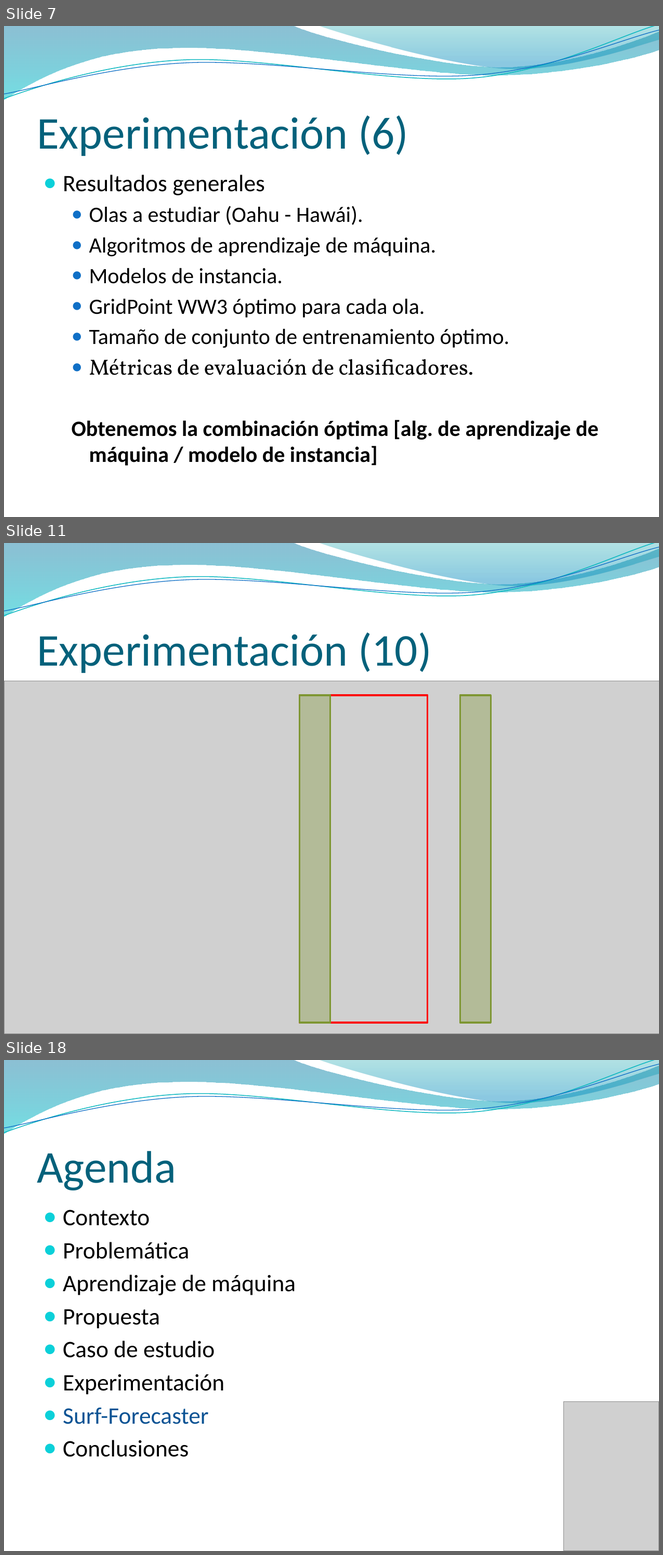
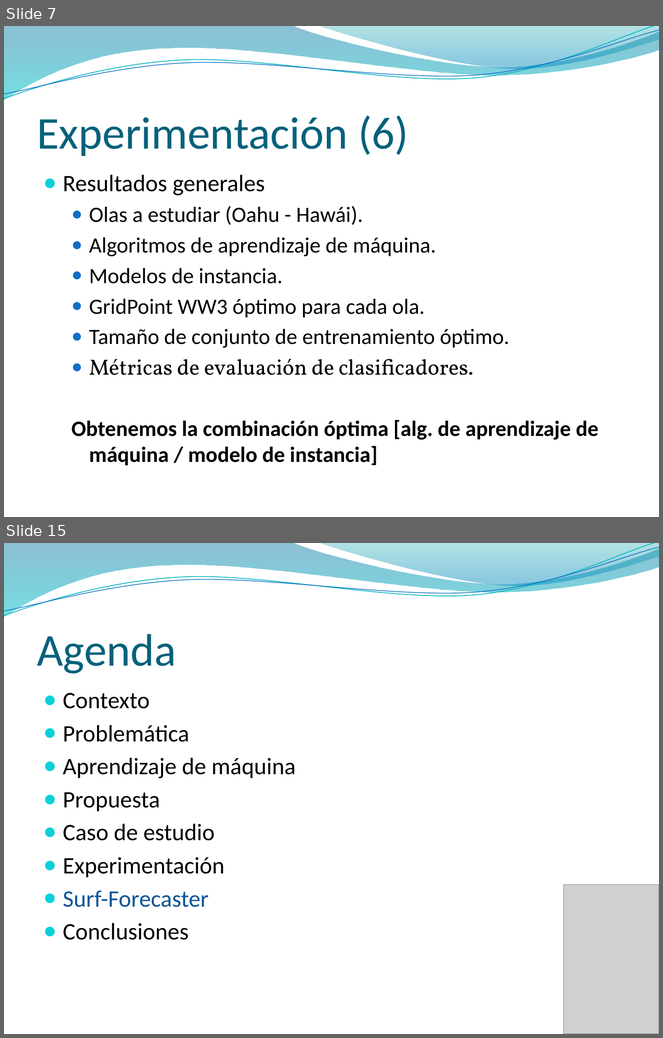
Before and after one commit to jaffadog/neuralito, a slide deck: neuralito/ArfGen/docs/Entregas/Informe Final/presentacion/maxi2.pptx. Shown one above the other, each under a label of ours: slides 7, 11 and 18 before the commit, slides 7 and 15 after it; the slides between them are not shown. The pictures are 663x1555 and 663x1038 pixels, drawn with LibreOffice and Linux fonts; fonts in the diff are those of the drawing; grey boxes stand for pictures; background and template pictures are left out. Boxes give left, top, right and bottom in pixels: in the first picture for what was removed or moved away, otherwise in the second. Text is boxed around its words. In the diff, an @@ line names an element or a change of style, - is before the commit and + after.

```diff
--- a/neuralito/ArfGen/docs/Entregas/Informe Final/presentacion/maxi2.pptx
+++ b/neuralito/ArfGen/docs/Entregas/Informe Final/presentacion/maxi2.pptx
@@ slide 11 removed at [4,543,659,1034], background picture (left out); not listed: 4 template elements that a slide beside it also shows @@
@@ title removed at [37,632,432,673] @@
-Experimentación (10)
@@ picture removed at [4,681,659,1034] @@
@@ rectangle removed at [299,695,427,1022] @@
@@ rectangle removed at [299,695,330,1022] @@
@@ rectangle removed at [460,695,491,1022] @@
@@ what was slide 18 is now slide 15 @@
```
Also in this commit, not shown: 5 slides changed, 2 slides added, 4 other slides removed.
